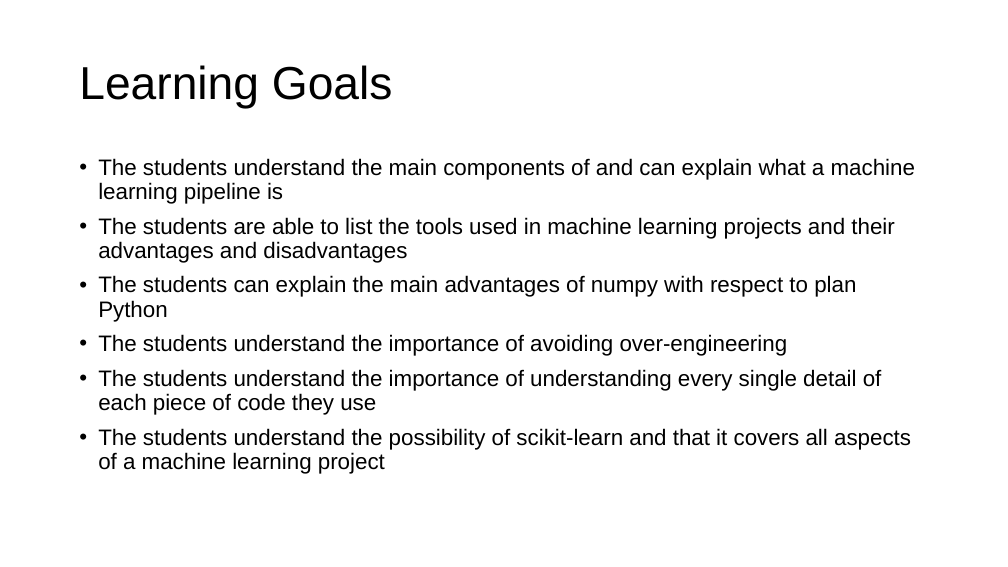
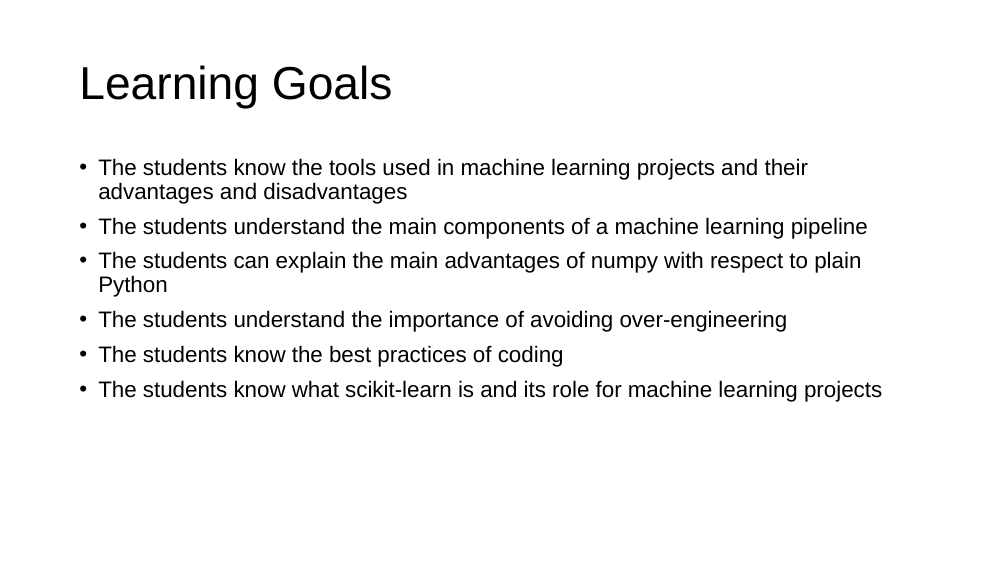
Before and after one commit to toelt-llc/MSCA-ITN-PARENT, a slide deck: slide 2 of DETERMINED2022/Python and scikit-learn/DETERMINED2022-toelt-Introduction Python and Scikit-learn.pptx. Drawn at 1008x567 pixels with LibreOffice and Linux fonts; fonts in the diff are those of the drawing; background and template pictures are left out. Boxes give left, top, right and bottom in pixels: in the first picture for what was removed or moved away, otherwise in the second. Text is boxed around its words. In the diff, an @@ line names an element or a change of style, - is before the commit and + after.

```diff
--- a/DETERMINED2022/Python and scikit-learn/DETERMINED2022-toelt-Introduction Python and Scikit-learn.pptx
+++ b/DETERMINED2022/Python and scikit-learn/DETERMINED2022-toelt-Introduction Python and Scikit-learn.pptx
@@ text at [98,158,868,297]: text changed @@
-• The students understand the main components of and can explain what a machine learning pipeline is
-• The students are able to list the tools used in machine learning projects and their advantages and disadvantages
-• The students can explain the main advantages of numpy with respect to plan Python
+• The students know the tools used in machine learning projects and their advantages and disadvantages
+• The students understand the main components of a machine learning pipeline
+• The students can explain the main advantages of numpy with respect to plain Python
@@ text at [98,345,882,402]: text changed @@
-• The students understand the importance of understanding every single detail of each piece of code they use
-• The students understand the possibility of scikit-learn and that it covers all aspects of a machine learning project
+• The students know the best practices of coding
+• The students know what scikit-learn is and its role for machine learning projects
```
Also in this commit, not shown: 7 other slides changed, 8 slides added, 5 slides removed, 2 other files.
